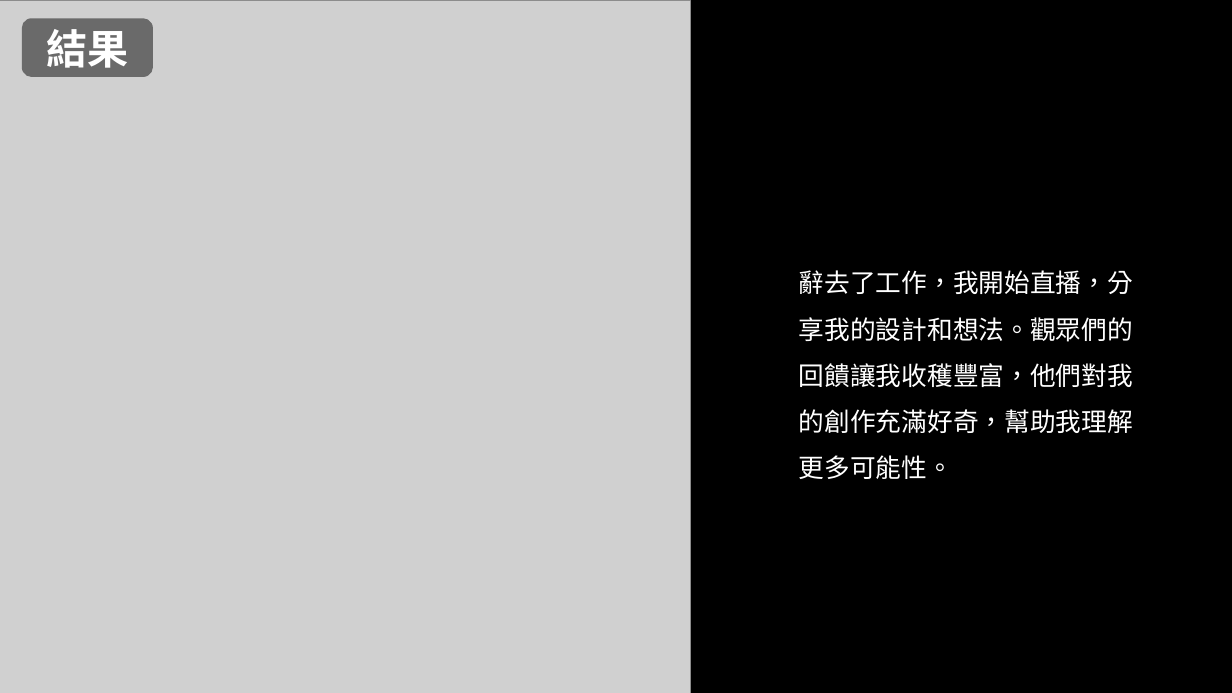
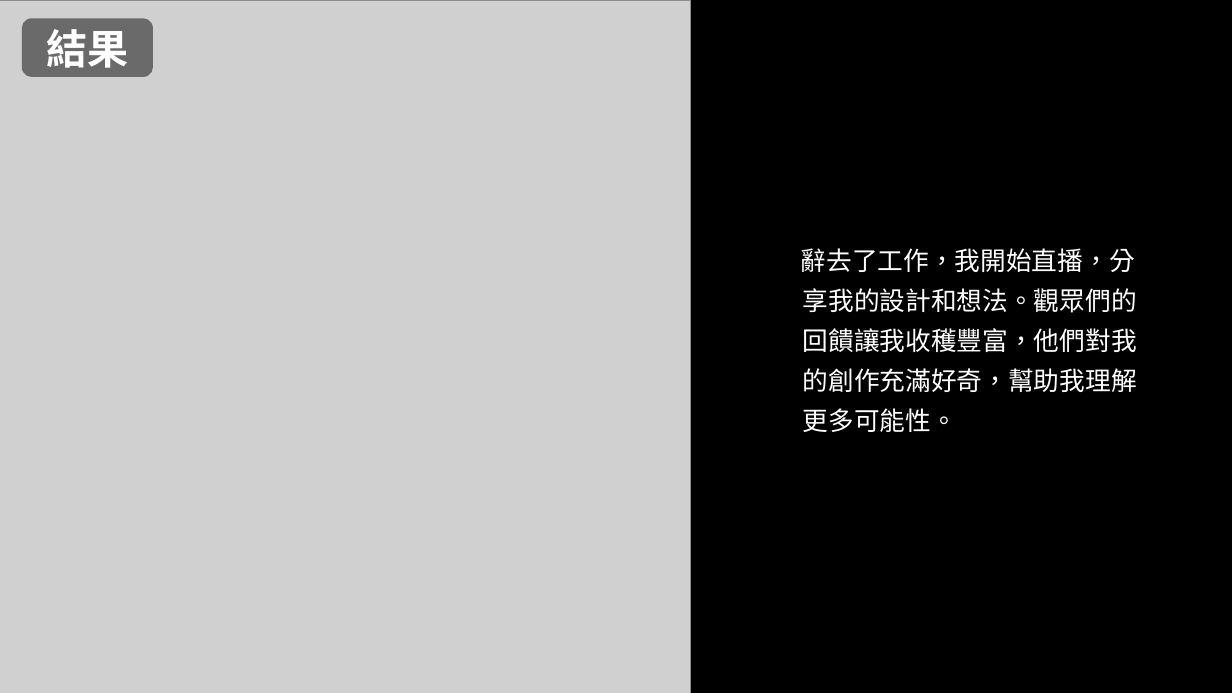
Before and after one commit to CornuDev/ca2024f, a slide deck: slide 5 of hw01.pptx. Drawn at 1232x693 pixels with LibreOffice and Linux fonts; fonts in the diff are those of the drawing; grey boxes stand for pictures. Boxes give left, top, right and bottom in pixels: in the first picture for what was removed or moved away, otherwise in the second. Text is boxed around its words. In the diff, an @@ line names an element or a change of style, - is before the commit and + after.

```diff
--- a/hw01.pptx
+++ b/hw01.pptx
@@ text "辭去了工作，我開始直播，分享我的設計和想法。觀眾們的回饋讓我收穫豐富，他們對我的創作充滿好奇，幫助我理解更多可能性。": place and size @@
-text "辭去了工作，我開始直播，分享我的設計和想法。觀眾們的回饋讓我收穫豐富，他們對我的創作充滿好奇，幫助我理解更多可能性。" at [799, 270, 1133, 479]
+text "辭去了工作，我開始直播，分享我的設計和想法。觀眾們的回饋讓我收穫豐富，他們對我的創作充滿好奇，幫助我理解更多可能性。" at [801, 248, 1137, 432]
@@ text "辭去了工作，我開始直播，分享我的設計和想法。觀眾們的回饋讓我收穫豐富，他們對我的創作充滿好奇，幫助我理解更多可能性。" at [801, 248, 1137, 432]: font Arial to Roboto; indent changed; line spacing 1.5 to 1.3; more space between paragraphs @@
```
Also in this commit, not shown: 7 other slides changed, 1 other file.
